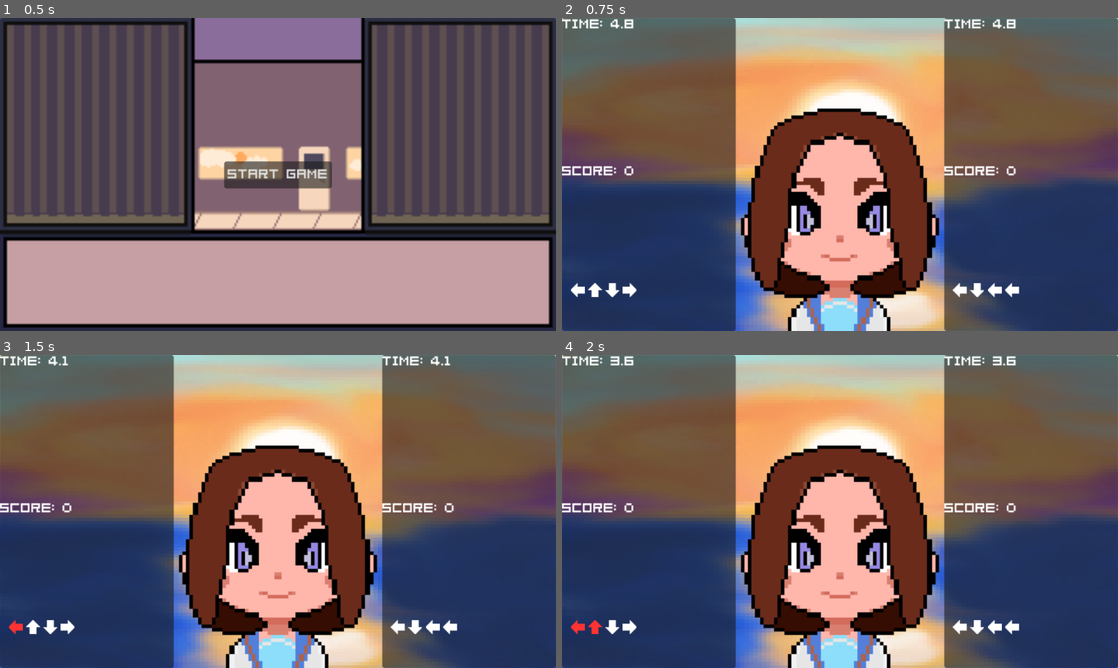
Above: before the commit, frames 1-4 (two rows, left to right).
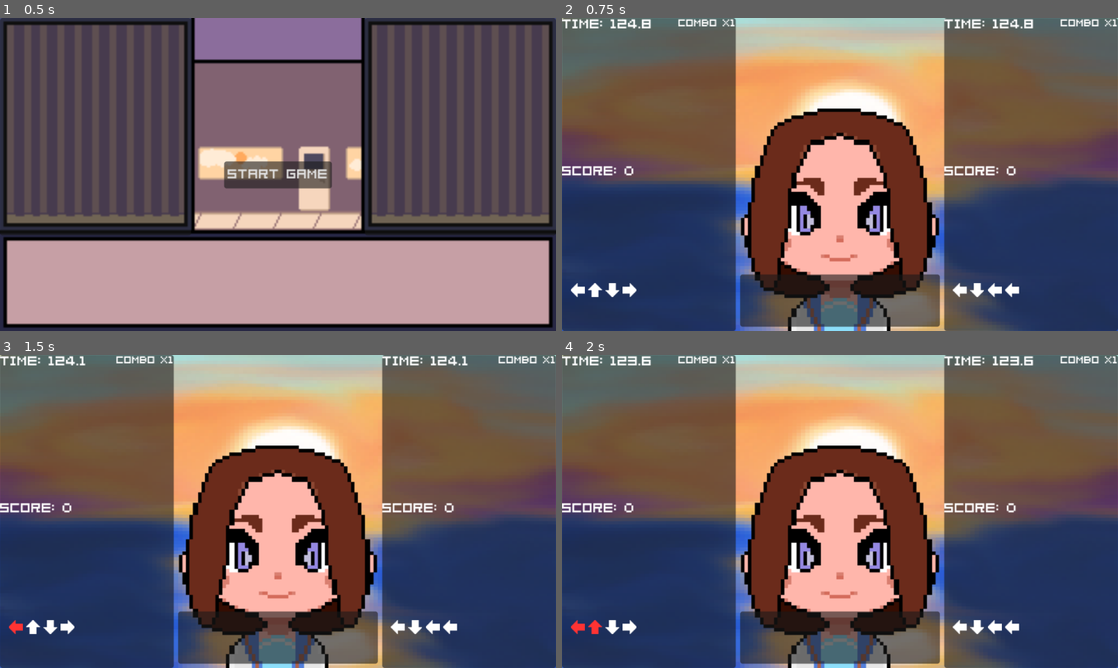
Above: after the commit, the same moments.

Repository: EmpexOri/DoubleDateJerma
Game: Godot game, scene res://Scenes/MainMenu.tscn
The game is run twice, just before and just after one commit, with the same random seed, the same clock (stepped at 60 frames per second) and the same inputs.
Inputs:
- Up to frame 1 (0.5 s): no input
- Up to frame 2 (0.75 s): click "Start Game" at 0.5 s
- Up to frame 3 (1.5 s): tap Enter at 1.25 s; tap S (PlayerDPad_A) at 1.35 s
- Up to frame 4 (2 s): tap D (PlayerDPad_B) at 1.55 s

Frame 1 is identical in both runs. In frame 2, 5.2% of the frame differs, in the area x 8-100%, y 0-99%; in frame 3, 5.2%; in frame 4, 5.2%.

Commit message:
Combos mmmmmmmm

Diff:
--- a/Scenes/Main.tscn
+++ b/Scenes/Main.tscn
@@ -101,6 +101,17 @@
 [node name="9" type="TextureRect" parent="GameManager/CanvasLayer/Player2UI/SequenceBox"]
 layout_mode = 2
 
+[node name="ComboLabel" type="Label" parent="GameManager/CanvasLayer/Player2UI"]
+layout_mode = 1
+anchors_preset = 1
+anchor_left = 1.0
+anchor_right = 1.0
+offset_left = -40.0
+offset_bottom = 23.0
+grow_horizontal = 0
+theme_override_fonts/font = ExtResource("4_rgh2o")
+theme_override_font_sizes/font_size = 12
+
 [node name="Player1UI" type="Panel" parent="GameManager/CanvasLayer"]
 offset_right = 200.0
 offset_bottom = 360.0
@@ -176,18 +187,37 @@
 [node name="9" type="TextureRect" parent="GameManager/CanvasLayer/Player1UI/SequenceBox"]
 layout_mode = 2
 
-[node name="MiddleTextLabel" type="Label" parent="GameManager/CanvasLayer"]
+[node name="ComboLabel" type="Label" parent="GameManager/CanvasLayer/Player1UI"]
+layout_mode = 1
+anchors_preset = 1
+anchor_left = 1.0
+anchor_right = 1.0
+offset_left = -40.0
+offset_bottom = 23.0
+grow_horizontal = 0
+theme_override_fonts/font = ExtResource("4_rgh2o")
+theme_override_font_sizes/font_size = 12
+
+[node name="MiddleTextPanel" type="Panel" parent="GameManager/CanvasLayer"]
+offset_left = 205.0
+offset_top = 295.0
+offset_right = 435.0
+offset_bottom = 355.0
+
+[node name="MiddleTextLabel" type="Label" parent="GameManager/CanvasLayer/MiddleTextPanel"]
+layout_mode = 1
 anchors_preset = 7
 anchor_left = 0.5
 anchor_top = 1.0
 anchor_right = 0.5
 anchor_bottom = 1.0
-offset_left = -115.0
-offset_top = -67.0
-offset_right = 115.0
-offset_bottom = -5.0
+offset_left = -105.0
+offset_top = -58.0
+offset_right = 105.0
+offset_bottom = -3.0
 grow_horizontal = 2
 grow_vertical = 0
+pivot_offset = Vector2(105, 0)
 theme_override_fonts/font = ExtResource("4_rgh2o")
 theme_override_font_sizes/font_size = 10
 
--- a/Scripts/GameManager.gd
+++ b/Scripts/GameManager.gd
@@ -27,13 +27,23 @@
 }
 
 var timers = {
-	1: 5.0,
-	2: 5.0
+	1: 125.0,
+	2: 125.0
 }
 
 var success_counts = {
 	1: 0,
 	2: 0
+}
+
+var combo_counts = {
+	1: 0,
+	2: 0
+}
+
+var combo_multipliers = {
+	1: 1,
+	2: 1
 }
 
 var quotes = [
@@ -53,12 +63,15 @@
 @onready var player1_ui = $CanvasLayer/Player1UI
 @onready var player2_ui = $CanvasLayer/Player2UI
 
+@onready var combo_label_1 = player1_ui.get_node("ComboLabel")
+@onready var combo_label_2 = player2_ui.get_node("ComboLabel")
+
 @onready var correct_sound_player_1 = player1_ui.get_node("CorrectSoundPlayer")
 @onready var wrong_sound_player_1 = player1_ui.get_node("WrongSoundPlayer")
 @onready var correct_sound_player_2 = player2_ui.get_node("CorrectSoundPlayer")
 @onready var wrong_sound_player_2 = player2_ui.get_node("WrongSoundPlayer")
 
-@onready var middle_text_label = $CanvasLayer/MiddleTextLabel
+@onready var middle_text_label = $CanvasLayer/MiddleTextPanel/MiddleTextLabel
 @onready var voice_player = $VoicePlayer
 
 var game_timer = GAME_TIME_LIMIT  # Game timer initialized to 201 seconds
@@ -104,6 +117,13 @@
 
 	player2_ui.get_node("TimerLabel").text = "Time: " + str(round_decimal(timers[2]))
 	player2_ui.get_node("ScoreLabel").text = "Score: " + str(scores[2])
+
+	combo_label_1.text = "Combo x" + str(combo_multipliers[1])
+	combo_label_2.text = "Combo x" + str(combo_multipliers[2])
+
+	# Visual feedback based on multiplier strength
+	combo_label_1.modulate = get_combo_color(combo_multipliers[1])
+	combo_label_2.modulate = get_combo_color(combo_multipliers[2])
 
 func update_player_ui(ui_node: Node, player: int, inputs: Array):
 	var sequence_box = ui_node.get_node("SequenceBox")
@@ -178,19 +198,34 @@
 	if player_inputs[player].size() == current_sequence[player].size():
 		# Sequence complete, check if the entire sequence is correct
 		if player_inputs[player] == current_sequence[player]:
-			scores[player] += 10
+			# Increase combo count
+			combo_counts[player] += 1
+
+			# Enable scaling multipliers
+			if combo_counts[player] >= 9:
+				combo_multipliers[player] = 4
+			elif combo_counts[player] >= 6:
+				combo_multipliers[player] = 3
+			elif combo_counts[player] >= 3:
+				combo_multipliers[player] = 2
+			else:
+				combo_multipliers[player] = 1
+
+			# Apply score with multiplier
+			scores[player] += 10 * combo_multipliers[player]
 			timers[player] += 2.5  # Bonus time
 			success_counts[player] += 1
 
 			var extra_length = int(success_counts[player] / 5)
 			generate_new_sequence(SEQUENCE_LENGTH + extra_length, player)
 
-			# Play correct sound after completing sequence
 			play_sound(player, "correct")
-			# Update the middle text and play voice line after completing sequence
 			update_middle_text_and_voice_line()
 		else:
-			# Play wrong sound after completing sequence
+			# Wrong sequence resets combo
+			combo_counts[player] = 0
+			combo_multipliers[player] = 1
+
 			play_sound(player, "wrong")
 
 		player_inputs[player].clear()
@@ -259,6 +294,14 @@
 	await get_tree().create_timer(2.0).timeout
 	get_tree().change_scene_to_file("res://Scenes/MainMenu.tscn")
 
+func get_combo_color(multiplier: int) -> Color:
+	match multiplier:
+		1: return Color(1, 1, 1)
+		2: return Color(1, 0.8, 0.2)
+		3: return Color(1, 0.5, 0.1)
+		4: return Color(1, 0.2, 0.1)
+		_: return Color(1, 1, 1)
+
 func round_decimal(value: float, places: int = 1) -> float:
 	var factor = pow(10, places)
 	return round(value * factor) / factor
